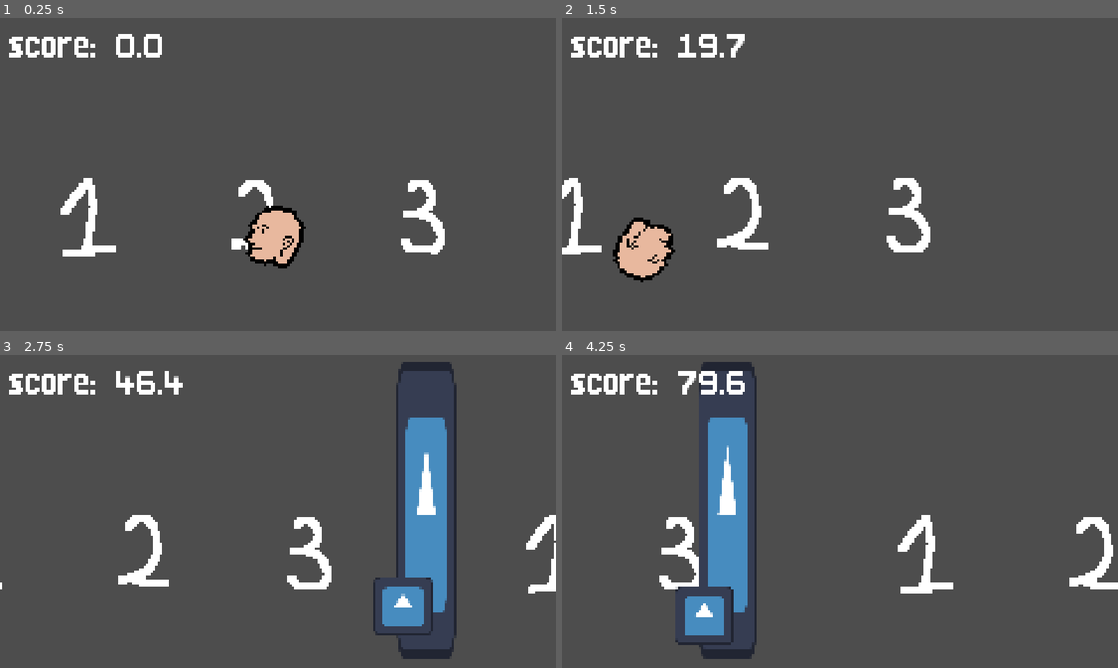
Above: before the commit, frames 1-4 (two rows, left to right).
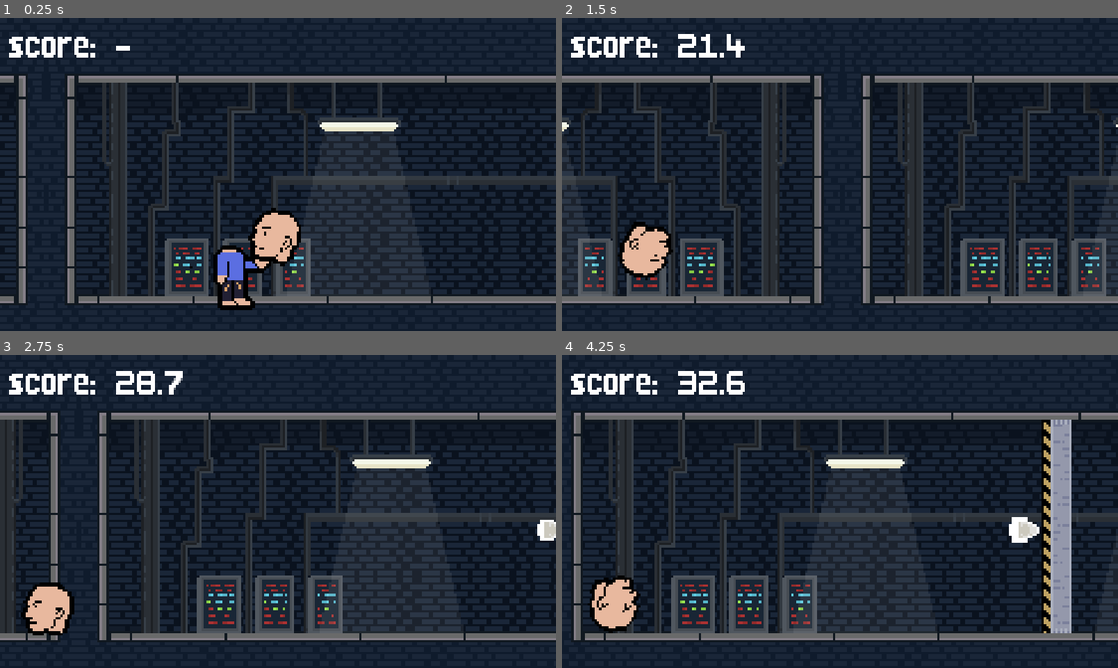
Above: after the commit, the same moments.

Repository: ppaluchowski64/Mister-M
Game: Godot game, scene res://scenes/root/game.tscn
Same seed, same stepped clock (60 frames per second), same inputs: the game is played once before the commit and once after it. The engine's default icon, where the game draws it, is replaced by a stand-in: a white triangle on a blue panel in a dark square.
Inputs:
- Up to frame 1 (0.25 s): no input
- Up to frame 2 (1.5 s): tap Enter (hit) at 0.5, 0.6, 1.35 s; hold W (up) 0.53-1.28 s
- Up to frame 3 (2.75 s): hold W (up) from 2.03 s (still down); tap Enter (hit) at 2.1 s
- Up to frame 4 (4.25 s): tap Enter (hit) at 2.85, 3.6 s; release W (up) at 3.53 s

The runs differ from the first frame. In frame 1, 96% of the frame differs, in the area x 0-100%, y 0-100%; in frame 2, 94%; in frame 3, 94%; in frame 4, 96%.

Commit message:
more visual overhaul and tweaks

Diff:
--- a/project.godot
+++ b/project.godot
@@ -42,6 +42,10 @@
 ]
 }
 
+[physics]
+
+3d/default_linear_damp=0.0
+
 [rendering]
 
 textures/canvas_textures/default_texture_filter=0
--- a/scenes/barrier.tscn
+++ b/scenes/barrier.tscn
@@ -1,11 +1,11 @@
 [gd_scene load_steps=3 format=3 uid="uid://c52ei806j63g3"]
 
 [ext_resource type="Script" uid="uid://4fus2nfgqu5r" path="res://scripts/barrier.gd" id="1_8ilpk"]
-[ext_resource type="Texture2D" uid="uid://dc3h53rjghf6x" path="res://icon.svg" id="2_dlnxh"]
+[ext_resource type="Texture2D" uid="uid://ciyhqvv2k1lav" path="res://graphics/barrier.png" id="2_8ilpk"]
 
 [node name="Barrier" type="Node2D"]
 script = ExtResource("1_8ilpk")
 
 [node name="Sprite2D" type="Sprite2D" parent="."]
-scale = Vector2(0.2, 1)
-texture = ExtResource("2_dlnxh")
+texture = ExtResource("2_8ilpk")
+flip_h = true
--- a/scenes/head.tscn
+++ b/scenes/head.tscn
@@ -9,12 +9,18 @@
 shader_parameter/outline_color = Color(0, 0, 0, 1)
 shader_parameter/is_visible = true
 
+[sub_resource type="CircleShape2D" id="CircleShape2D_a7yy4"]
+radius = 13.0
+
 [node name="Head" type="RigidBody2D"]
+linear_damp_mode = 1
 script = ExtResource("1_d75dd")
 
 [node name="Sprite2D" type="Sprite2D" parent="."]
 material = SubResource("ShaderMaterial_cwpmm")
+scale = Vector2(0.9, 0.9)
 texture = ExtResource("2_d75dd")
 hframes = 17
 
 [node name="CollisionShape2D" type="CollisionShape2D" parent="."]
+shape = SubResource("CircleShape2D_a7yy4")
--- a/scenes/root/game.tscn
+++ b/scenes/root/game.tscn
@@ -1,9 +1,61 @@
-[gd_scene load_steps=5 format=3 uid="uid://fxhuql5ud0qf"]
+[gd_scene load_steps=16 format=3 uid="uid://fxhuql5ud0qf"]
 
-[ext_resource type="Texture2D" uid="uid://ceail7goxy471" path="res://graphics/background_placeholders.png" id="1_ncd4d"]
 [ext_resource type="PackedScene" uid="uid://cidhl1487nc7r" path="res://scenes/head.tscn" id="1_rf1xt"]
 [ext_resource type="Script" uid="uid://o6oil05p484t" path="res://scripts/game.gd" id="1_wcdyl"]
 [ext_resource type="Script" uid="uid://5en8dbn8pu1o" path="res://scripts/camera.gd" id="2_7dpn4"]
+[ext_resource type="Texture2D" uid="uid://3rc37ue17d54" path="res://graphics/background.png" id="2_bq78c"]
+[ext_resource type="Shader" uid="uid://b6p8uuhhwbttl" path="res://shaders/outline.gdshader" id="4_bq78c"]
+[ext_resource type="Texture2D" uid="uid://dq7cu2yb16k5f" path="res://graphics/guy.png" id="4_o8yes"]
+
+[sub_resource type="ShaderMaterial" id="ShaderMaterial_1qygq"]
+shader = ExtResource("4_bq78c")
+shader_parameter/outline_color = Color(0, 0, 0, 1)
+shader_parameter/is_visible = true
+
+[sub_resource type="AtlasTexture" id="AtlasTexture_bq78c"]
+atlas = ExtResource("4_o8yes")
+region = Rect2(0, 0, 35, 35)
+
+[sub_resource type="AtlasTexture" id="AtlasTexture_1qygq"]
+atlas = ExtResource("4_o8yes")
+region = Rect2(35, 0, 35, 35)
+
+[sub_resource type="AtlasTexture" id="AtlasTexture_3rh43"]
+atlas = ExtResource("4_o8yes")
+region = Rect2(70, 0, 35, 35)
+
+[sub_resource type="AtlasTexture" id="AtlasTexture_86ske"]
+atlas = ExtResource("4_o8yes")
+region = Rect2(105, 0, 35, 35)
+
+[sub_resource type="SpriteFrames" id="SpriteFrames_ijxjl"]
+animations = [{
+"frames": [{
+"duration": 1.0,
+"texture": SubResource("AtlasTexture_bq78c")
+}, {
+"duration": 1.0,
+"texture": SubResource("AtlasTexture_1qygq")
+}, {
+"duration": 1.0,
+"texture": SubResource("AtlasTexture_3rh43")
+}, {
+"duration": 1.0,
+"texture": SubResource("AtlasTexture_86ske")
+}],
+"loop": false,
+"name": &"jiggle",
+"speed": 10.0
+}]
+
+[sub_resource type="RectangleShape2D" id="RectangleShape2D_bq78c"]
+
+[sub_resource type="WorldBoundaryShape2D" id="WorldBoundaryShape2D_1qygq"]
+normal = Vector2(0, 1)
+distance = -91.0
+
+[sub_resource type="WorldBoundaryShape2D" id="WorldBoundaryShape2D_bq78c"]
+distance = -4.0
 
 [node name="Game" type="Node2D" node_paths=PackedStringArray("head", "score_label")]
 script = ExtResource("1_wcdyl")
@@ -28,19 +80,48 @@
 text = "score: -"
 
 [node name="Parallax2D" type="Parallax2D" parent="."]
-repeat_size = Vector2(250, 0)
-repeat_times = 4
+repeat_size = Vector2(400, 0)
+repeat_times = 2
 
 [node name="Sprite2D" type="Sprite2D" parent="Parallax2D"]
-texture = ExtResource("1_ncd4d")
+position = Vector2(0, -20)
+texture = ExtResource("2_bq78c")
+flip_h = true
+
+[node name="Sprite2D2" type="Sprite2D" parent="Parallax2D"]
+position = Vector2(200, -20)
+texture = ExtResource("2_bq78c")
 
 [node name="Bariers" type="Node2D" parent="."]
 
 [node name="BarierSpawnTimer" type="Timer" parent="."]
 
-[node name="Head" parent="." node_paths=PackedStringArray("barrier_spawn_timer") instance=ExtResource("1_rf1xt")]
+[node name="Head" parent="." node_paths=PackedStringArray("barrier_spawn_timer", "body_sprite") instance=ExtResource("1_rf1xt")]
 position = Vector2(0, -20)
 barrier_spawn_timer = NodePath("../BarierSpawnTimer")
+body_sprite = NodePath("../Body")
+
+[node name="Body" type="AnimatedSprite2D" parent="."]
+material = SubResource("ShaderMaterial_1qygq")
+position = Vector2(-20, 23)
+sprite_frames = SubResource("SpriteFrames_ijxjl")
+animation = &"jiggle"
+frame = 3
+frame_progress = 1.0
+flip_h = true
+
+[node name="StaticBody" type="StaticBody2D" parent="."]
+position = Vector2(-9, 30)
+
+[node name="CollisionShape2D" type="CollisionShape2D" parent="StaticBody"]
+position = Vector2(9, 0)
+shape = SubResource("RectangleShape2D_bq78c")
+
+[node name="CollisionShapeBottom" type="CollisionShape2D" parent="StaticBody"]
+shape = SubResource("WorldBoundaryShape2D_1qygq")
+
+[node name="CollisionShapeTop" type="CollisionShape2D" parent="StaticBody"]
+shape = SubResource("WorldBoundaryShape2D_bq78c")
 
 [node name="Camera" type="Camera2D" parent="." node_paths=PackedStringArray("head")]
 position = Vector2(0, -20)
--- a/scenes/weak_point.tscn
+++ b/scenes/weak_point.tscn
@@ -1,11 +1,79 @@
-[gd_scene load_steps=3 format=3 uid="uid://buiabvqr85id8"]
+[gd_scene load_steps=6 format=3 uid="uid://buiabvqr85id8"]
 
-[ext_resource type="Texture2D" uid="uid://dc3h53rjghf6x" path="res://icon.svg" id="1_3efbl"]
 [ext_resource type="Script" uid="uid://xmdeje1wdqc4" path="res://scripts/weak_point.gd" id="1_xaocv"]
+[ext_resource type="Texture2D" uid="uid://ccsdhhoiyc8r7" path="res://graphics/point.png" id="2_xaocv"]
+
+[sub_resource type="Animation" id="Animation_xaocv"]
+resource_name = "pulse"
+loop_mode = 1
+step = 0.1
+tracks/0/type = "value"
+tracks/0/imported = false
+tracks/0/enabled = true
+tracks/0/path = NodePath("Sprite2D:scale")
+tracks/0/interp = 1
+tracks/0/loop_wrap = true
+tracks/0/keys = {
+"times": PackedFloat32Array(0, 0.5, 1),
+"transitions": PackedFloat32Array(-2, -2, -2),
+"update": 0,
+"values": [Vector2(1, 1), Vector2(1.5, 1.5), Vector2(1, 1)]
+}
+tracks/1/type = "value"
+tracks/1/imported = false
+tracks/1/enabled = true
+tracks/1/path = NodePath("Sprite2D:position")
+tracks/1/interp = 1
+tracks/1/loop_wrap = true
+tracks/1/keys = {
+"times": PackedFloat32Array(0, 0.25, 0.5, 0.75, 1),
+"transitions": PackedFloat32Array(-2, -2, -2, -2, -2),
+"update": 0,
+"values": [Vector2(0, 0), Vector2(-4, 0), Vector2(0, 0), Vector2(-4, 0), Vector2(0, 0)]
+}
+
+[sub_resource type="Animation" id="Animation_mhix4"]
+length = 0.001
+tracks/0/type = "value"
+tracks/0/imported = false
+tracks/0/enabled = true
+tracks/0/path = NodePath("Sprite2D:scale")
+tracks/0/interp = 1
+tracks/0/loop_wrap = true
+tracks/0/keys = {
+"times": PackedFloat32Array(0),
+"transitions": PackedFloat32Array(1),
+"update": 0,
+"values": [Vector2(0.2, 0.2)]
+}
+tracks/1/type = "value"
+tracks/1/imported = false
+tracks/1/enabled = true
+tracks/1/path = NodePath("Sprite2D:position")
+tracks/1/interp = 1
+tracks/1/loop_wrap = true
+tracks/1/keys = {
+"times": PackedFloat32Array(0),
+"transitions": PackedFloat32Array(1),
+"update": 0,
+"values": [Vector2(0, 0)]
+}
+
+[sub_resource type="AnimationLibrary" id="AnimationLibrary_22qmg"]
+_data = {
+&"RESET": SubResource("Animation_mhix4"),
+&"pulse": SubResource("Animation_xaocv")
+}
 
 [node name="WeakPoint" type="Area2D"]
 script = ExtResource("1_xaocv")
 
 [node name="Sprite2D" type="Sprite2D" parent="."]
 scale = Vector2(0.2, 0.2)
-texture = ExtResource("1_3efbl")
+texture = ExtResource("2_xaocv")
+
+[node name="AnimationPlayer" type="AnimationPlayer" parent="."]
+libraries = {
+&"": SubResource("AnimationLibrary_22qmg")
+}
+autoplay = "pulse"
--- a/scripts/barrier.gd
+++ b/scripts/barrier.gd
@@ -6,5 +6,5 @@
 
 func _ready() -> void:
 	var weak_point: WeakPoint = WeakPoint.instantiate()
-	weak_point.position = Vector2(-10, randf_range(-50, 50))
+	weak_point.position = Vector2(-10, randf_range(-30, 30))
 	add_child(weak_point)
--- a/scripts/game.gd
+++ b/scripts/game.gd
@@ -6,10 +6,11 @@
 var score: float = 0
 
 func _physics_process(_delta: float) -> void:
-	score = head.global_position.x
-	score_label.text = "score: " + str(round(score) / 10)
+	if head.state == head.State.FLY:
+		score = head.global_position.x
+		score_label.text = "score: " + str(round(score) / 10)
 
 func _on_barier_spawn_timer_timeout() -> void:
 	var barrier: Barrier = Barrier.instantiate()
-	barrier.global_position = Vector2(head.global_position.x + 200, -20)
+	barrier.global_position = Vector2(int(head.global_position.x) + 300.5, -13.5)
 	add_child(barrier)
--- a/scripts/head.gd
+++ b/scripts/head.gd
@@ -2,18 +2,22 @@
 class_name Head
 
 @export var barrier_spawn_timer: Timer
+@export var body_sprite: AnimatedSprite2D
 
 enum State {BOUNCE, FLY}
 var state: State = State.BOUNCE
 
-var force_x: float = 30
-
-func _physics_process(delta: float) -> void:
+func _physics_process(_delta: float) -> void:
 	match state:
 		State.BOUNCE:
+			global_position.x = 0
+
 			if global_position.y > 0:
 				apply_impulse(Vector2i(0, -50))
 				angular_velocity = 5
+
+				if not body_sprite.is_playing():
+					body_sprite.play()
 
 			if Input.is_action_just_pressed("hit"):
 				state = State.FLY
@@ -21,8 +25,7 @@
 				barrier_spawn_timer.start()
 
 		State.FLY:
-			apply_force(Vector2(force_x, -700))
-			force_x = max(force_x - delta, 0)
+			apply_force(Vector2(0, -700))
 
 			angular_velocity = 2
 
Binary file added: graphics/background.png
Not shown, added: graphics/background.png.import
Binary file added: graphics/barrier.png
Not shown, added: graphics/barrier.png.import
Binary file added: graphics/guy.png
Not shown, added: graphics/guy.png.import
Binary file added: graphics/point.png
Not shown, added: graphics/point.png.import
Not shown: 1 places in scenes/head.tscn that only renumber resources
